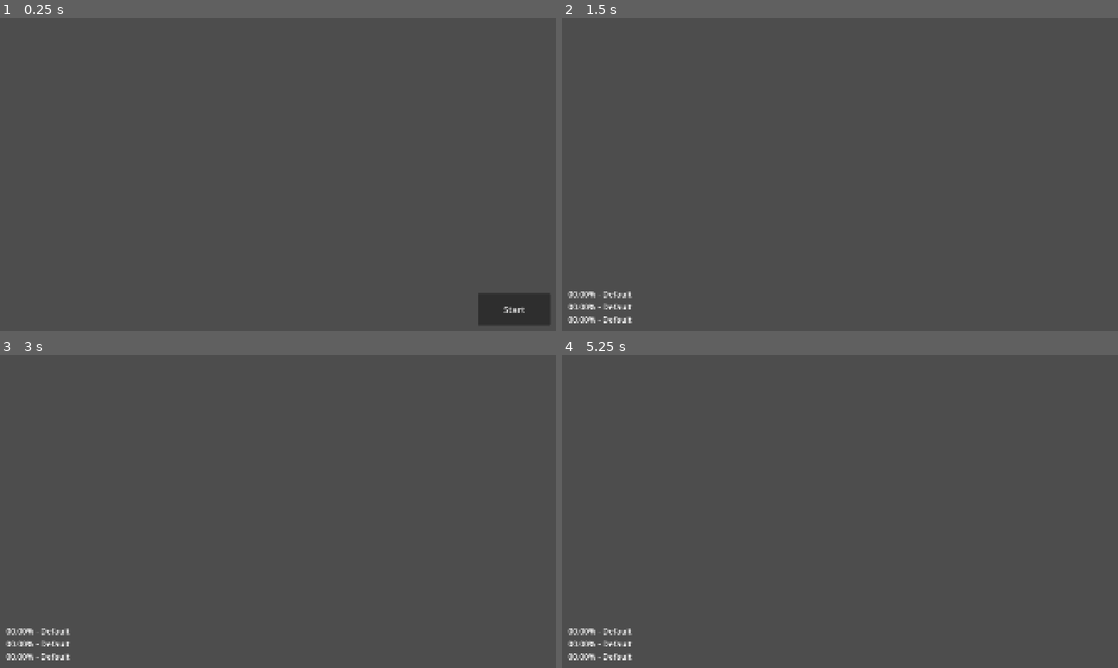
Above: before the commit, frames 1-4 (two rows, left to right).
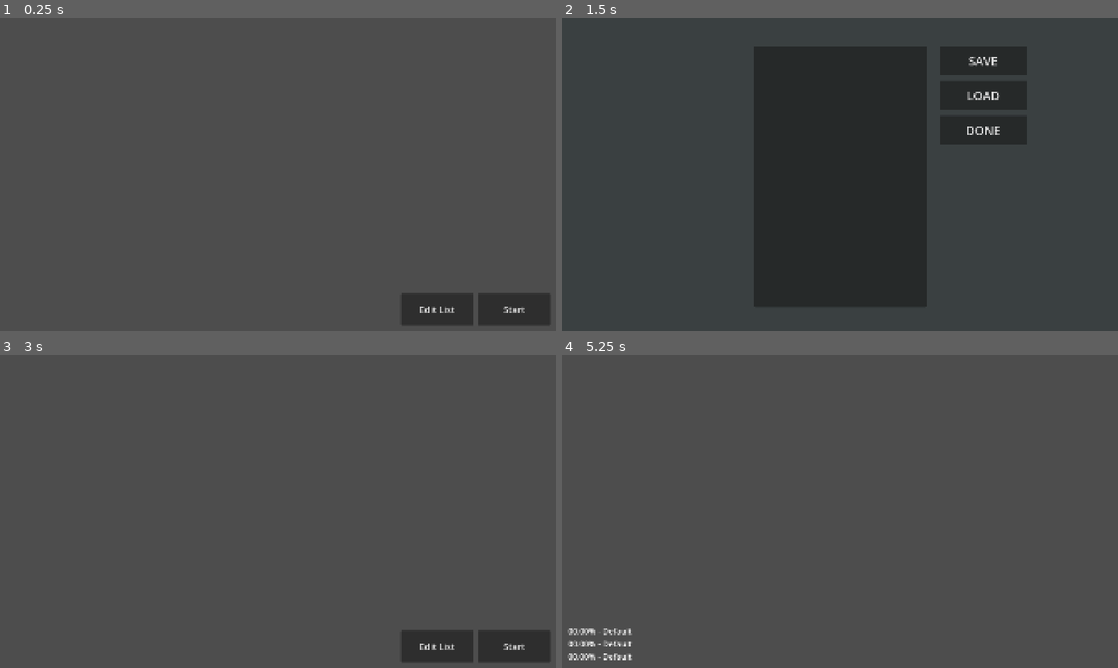
Above: after the commit, the same moments.

Repository: TheGoldenWombat/GoatPicker
Game: Godot game, scene res://main.tscn
The game is run twice, just before and just after one commit, with the same random seed, the same clock (stepped at 60 frames per second) and the same inputs.
Inputs (mouse positions are in pixels of both pictures, inside the frame that each line leads up to):
- Up to frame 1 (0.25 s): no input
- Up to frame 2 (1.5 s): click (1001, 309) at 0.5 s, where only the run after the commit has a clickable "Edit List"; click "Start" at 1.25 s
- Up to frame 3 (3 s): click (511, 646) at 2 s, where only the run after the commit has a clickable "Start"; click (422, 467) at 2.75 s, where only the run after the commit has a clickable "DONE"
- Up to frame 4 (5.25 s): click (1001, 646) at 3.5 s, where only the run after the commit has a clickable "Edit List"; click (984, 467) at 4.25 s, where only the run after the commit has a clickable "DONE"; click (1073, 646) at 5 s, where only the run after the commit has a clickable "Start"

The runs differ from the first frame. In frame 1, 1.3% of the frame differs, in the area x 72-86%, y 87-98%; in frame 2, 31%, in the area x 1-84%, y 9-98%; in frame 3, 3.0%; in frame 4, nothing differs.
Error in both runs: Attempt to call function 'get_var' in base 'null instance' on a null instance. (res://racer_spawn.gd:40)

Commit message:
Attached list editor to hud and laid foundation for racer gauges
Also added future TODOs around mode buttons and progress gauges

Diff:
--- a/hud.gd
+++ b/hud.gd
@@ -8,6 +8,7 @@
 func _ready() -> void:
 	$MovieAnnouncement.hide()
 	$TopThree.hide()
+	$ListEditor.hide()
 
 
 # Called every frame. 'delta' is the elapsed time since the previous frame.
@@ -25,6 +26,7 @@
 	$MovieAnnouncement.text = "Tonight's movie is: \n" + movie_title
 	$MovieAnnouncement.show()
 	$StartButton.show()
+	$EditListButton.show()
 	$TopThree.show()
 
 func _on_racer_spawn_top_three(top_three) -> void:
@@ -41,5 +43,10 @@
 func _on_start_button_pressed() -> void:
 	$MovieAnnouncement.hide()
 	$StartButton.hide()
+	$EditListButton.hide()
 	$TopThree.show()
 	emit_signal("race_start")
+
+
+func _on_edit_list_button_pressed() -> void:
+	$ListEditor.show()
--- a/hud.tscn
+++ b/hud.tscn
@@ -1,6 +1,7 @@
-[gd_scene load_steps=4 format=3 uid="uid://8w0h0i3plbqg"]
+[gd_scene load_steps=5 format=3 uid="uid://8w0h0i3plbqg"]
 
 [ext_resource type="Script" uid="uid://bo1skgqcpu3od" path="res://hud.gd" id="1_37p78"]
+[ext_resource type="PackedScene" uid="uid://bldbn2ol801w6" path="res://list_editor.tscn" id="2_64ctp"]
 
 [sub_resource type="InputEventAction" id="InputEventAction_37p78"]
 action = &"start_race"
@@ -56,4 +57,24 @@
 shortcut = SubResource("Shortcut_64ctp")
 text = "Start"
 
+[node name="EditListButton" type="Button" parent="."]
+anchors_preset = 3
+anchor_left = 1.0
+anchor_top = 1.0
+anchor_right = 1.0
+anchor_bottom = 1.0
+offset_left = -537.0
+offset_top = -130.0
+offset_right = -287.0
+offset_bottom = -20.0
+grow_horizontal = 0
+grow_vertical = 0
+theme_override_font_sizes/font_size = 32
+text = "Edit List"
+
+[node name="ListEditor" parent="." instance=ExtResource("2_64ctp")]
+
+[node name="Options" type="Node" parent="."]
+
 [connection signal="pressed" from="StartButton" to="." method="_on_start_button_pressed"]
+[connection signal="pressed" from="EditListButton" to="." method="_on_edit_list_button_pressed"]
--- a/list_editor.gd
+++ b/list_editor.gd
@@ -1,4 +1,4 @@
-extends Node
+extends CanvasLayer
 
 ################################################################################
 # --------------------------------- VARIABLES -------------------------------- #
@@ -27,7 +27,7 @@
 
 # Called when the node enters the scene tree for the first time.
 func _ready() -> void:
-	pass
+	load_list()
 
 
 # Called every frame. 'delta' is the elapsed time since the previous frame.
@@ -46,4 +46,4 @@
 	load_list()
 
 func _on_done_button_pressed() -> void:
-	pass # Replace with function body.
+	hide()
--- a/list_editor.tscn
+++ b/list_editor.tscn
@@ -2,8 +2,16 @@
 
 [ext_resource type="Script" uid="uid://ba51itj5c6wlj" path="res://list_editor.gd" id="1_a1eph"]
 
-[node name="ListEditor" type="Node"]
+[node name="ListEditor" type="CanvasLayer"]
 script = ExtResource("1_a1eph")
+
+[node name="ColorRect" type="ColorRect" parent="."]
+anchors_preset = 15
+anchor_right = 1.0
+anchor_bottom = 1.0
+grow_horizontal = 2
+grow_vertical = 2
+color = Color(0.226286, 0.249252, 0.255725, 1)
 
 [node name="TextEdit" type="TextEdit" parent="."]
 anchors_preset = 8
@@ -65,7 +73,6 @@
 theme_override_font_sizes/font_size = 42
 text = "DONE"
 
-[connection signal="text_changed" from="TextEdit" to="." method="_on_text_edit_text_changed"]
 [connection signal="pressed" from="SaveButton" to="." method="_on_save_button_pressed"]
 [connection signal="pressed" from="LoadButton" to="." method="_on_load_button_pressed"]
 [connection signal="pressed" from="DoneButton" to="." method="_on_done_button_pressed"]
--- a/project.godot
+++ b/project.godot
@@ -19,7 +19,6 @@
 
 window/size/viewport_width=1920
 window/size/viewport_height=1080
-window/size/resizable=false
 window/size/sharp_corners=true
 window/stretch/mode="canvas_items"
 
--- a/racer.gd
+++ b/racer.gd
@@ -1,6 +1,21 @@
 #@tool
 class_name Racer
 extends Area2D
+
+################################################################################
+# ----------------------------------- TODO ----------------------------------- #
+################################################################################
+# Add ColorRect that changes color based on roll_strength
+# Color broken into levels, color gets brighter/dimmer based on % within levels
+# 1.0 to >= 0.75: green
+# 0.75 to >= 0.10: yellow
+# 0.10 to > 0: orange
+# 0: red
+# < 0: flashing red
+
+# Add ColorRect progress bar that shrinks based on $RollTimer.time_left
+
+
 
 ################################################################################
 # --------------------------------- VARIABLES -------------------------------- #
@@ -51,6 +66,7 @@
 var current_progress: float = 0.0
 var racing: bool = false
 var place_color = Color.WHITE
+var roll_strength: float
 
 
 ################################################################################
@@ -86,6 +102,7 @@
 
 func update_current_roll():
 	current_roll = lowest_roll(number_of_dice)
+	roll_strength = float(current_roll) / float(roll_max)
 	$ColorRect/CurrentRoll.text = str(current_roll)
 
 func update_current_progress(delta):
--- a/racer_spawn.gd
+++ b/racer_spawn.gd
@@ -56,10 +56,17 @@
 		else:
 			n.place_color = Color.WHITE
 
-func spawn_racers():
+func spawn_racers(mode: int = 1):
 	for n in number_of_racers:
 		var racer: Racer = racer_scene.instantiate()
 		var padding = racer.padding
+		# TODO add logic for:
+		# if [MODE] == 1: #NORMAL
+		#	racer.roll_min = 1
+		# elif [MODE] == 2: #STALLING
+		#	racer.roll_min = 0
+		# else #PULLBACK
+		#	racer.roll_min = -1
 		racer.position = Vector2(0,y_offset + padding)
 		racer.movie_title = movie_title_array[n]
 		racer.race_end.connect(on_race_end)
